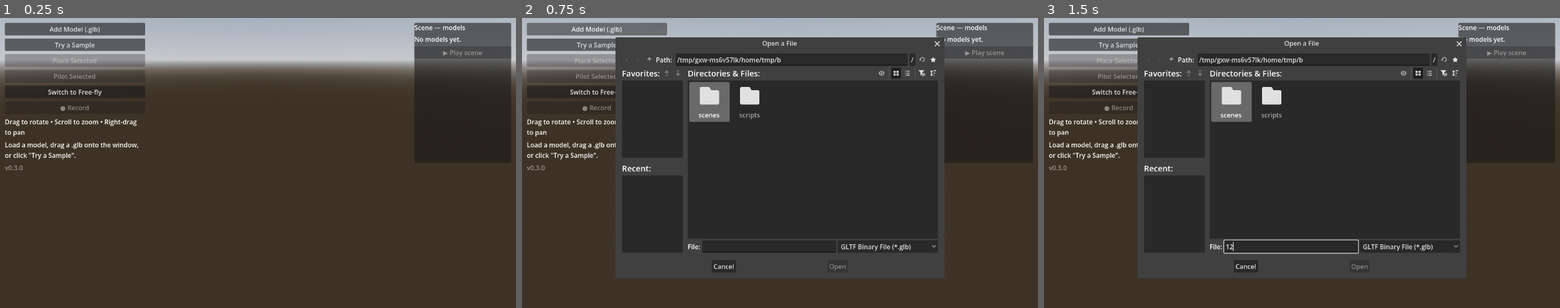
Above: before the commit, frames 1-3 (left to right).
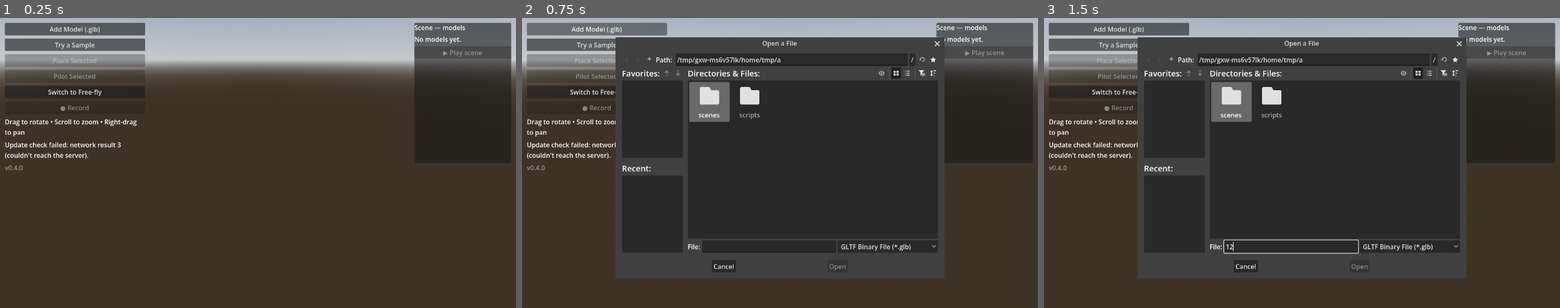
Above: after the commit, the same moments.

Repository: dannysusername/TomasAuraMachine
Game: Godot game, scene res://scenes/main.tscn
The game is run twice, just before and just after one commit, with the same random seed, the same clock (stepped at 60 frames per second) and the same inputs.
Inputs (mouse positions are in pixels of both pictures, inside the frame that each line leads up to):
- Up to frame 1 (0.25 s): no input
- Up to frame 2 (0.75 s): click "Add Model (.glb)" at 0.5 s
- Up to frame 3 (1.5 s): click (1291, 247) at 1.27 s; type "12" at 1.35 s

The runs differ from the first frame. In frame 1, 0.5% of the frame differs, in the area x 1-27%, y 42-53%; in frame 2, 0.4%; in frame 3, 0.4%.

Commit message:
v0.4.0: on-screen update-check diagnostics
Co-Authored-By: Claude Opus 4.8 <noreply@anthropic.com>

Diff:
--- a/scripts/main.gd
+++ b/scripts/main.gd
@@ -15,7 +15,7 @@
 const MIN_CLIP_SECONDS := 0.3    ## ignore accidental too-short recordings
 
 ## This build's version. Bump it every time you publish a new build.
-const APP_VERSION := "0.3.0"
+const APP_VERSION := "0.4.0"
 ## A small JSON file you host online describing the latest version. Leave empty
 ## to disable update checks. Format:
 ##   {"version": "0.2.0", "url": "https://.../download", "notes": "What's new"}
@@ -801,23 +801,38 @@
 	if UPDATE_CHECK_URL.is_empty():
 		return
 	var http := HTTPRequest.new()
+	http.timeout = 12.0
 	add_child(http)
 	http.request_completed.connect(_on_update_check_completed)
-	http.request(UPDATE_CHECK_URL)
+	status_label.text = "Checking for updates…"
+	var err := http.request(UPDATE_CHECK_URL)
+	if err != OK:
+		status_label.text = "Update check couldn't start (error %d)." % err
 
 
 func _on_update_check_completed(result: int, code: int, _headers: PackedStringArray, body: PackedByteArray) -> void:
-	if result != HTTPRequest.RESULT_SUCCESS or code != 200:
+	# NOTE: verbose on-screen reporting is temporary, to debug the update flow.
+	if result != HTTPRequest.RESULT_SUCCESS:
+		status_label.text = "Update check failed: network result %d (couldn't reach the server)." % result
+		return
+	if code != 200:
+		status_label.text = "Update check: server returned HTTP %d." % code
 		return
 	var data: Variant = JSON.parse_string(body.get_string_from_utf8())
 	if typeof(data) != TYPE_DICTIONARY:
+		status_label.text = "Update check: couldn't read the version file."
 		return
 	var dict := data as Dictionary
 	var latest := str(dict.get("version", ""))
-	if latest.is_empty() or not _is_newer(latest, APP_VERSION):
+	if latest.is_empty():
+		status_label.text = "Update check: no version listed."
+		return
+	if not _is_newer(latest, APP_VERSION):
+		status_label.text = "You're up to date (v%s)." % APP_VERSION
 		return
 	_update_url = str(dict.get("url", ""))
 	var notes := str(dict.get("notes", ""))
+	status_label.text = "Update available: v%s!" % latest
 	update_dialog.dialog_text = "A new version (%s) is available.\nYou have v%s.\n\n%s" % [latest, APP_VERSION, notes]
 	update_dialog.popup_centered()
 
--- a/version.json
+++ b/version.json
@@ -1,5 +1,5 @@
 {
-  "version": "0.3.0",
+  "version": "0.4.0",
   "url": "https://github.com/dannysusername/TomasAuraMachine/releases/latest",
-  "notes": "The app now shows its version in the bottom-left corner. (Test build for updates.)"
+  "notes": "Diagnostic build: shows the update-check result on screen."
 }
